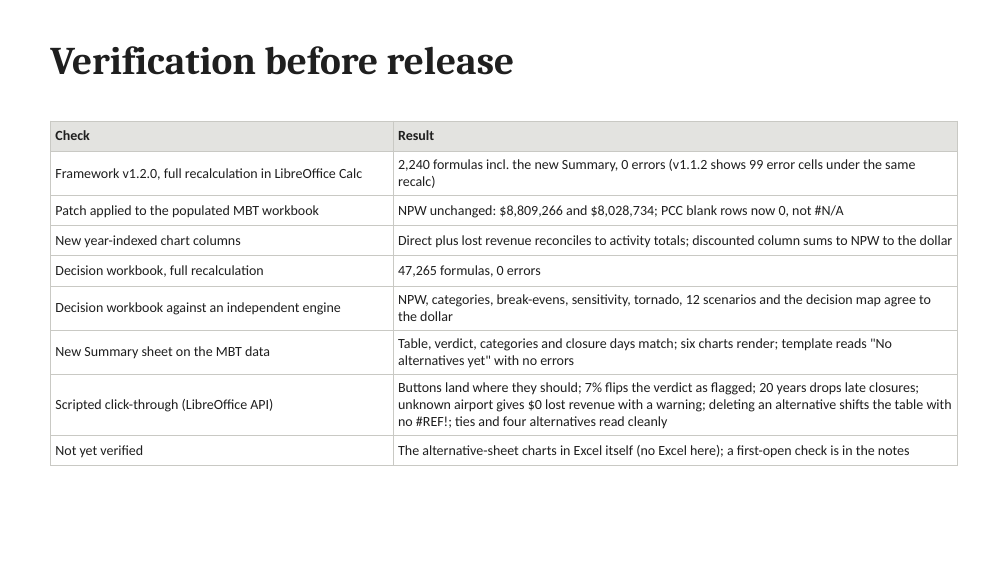
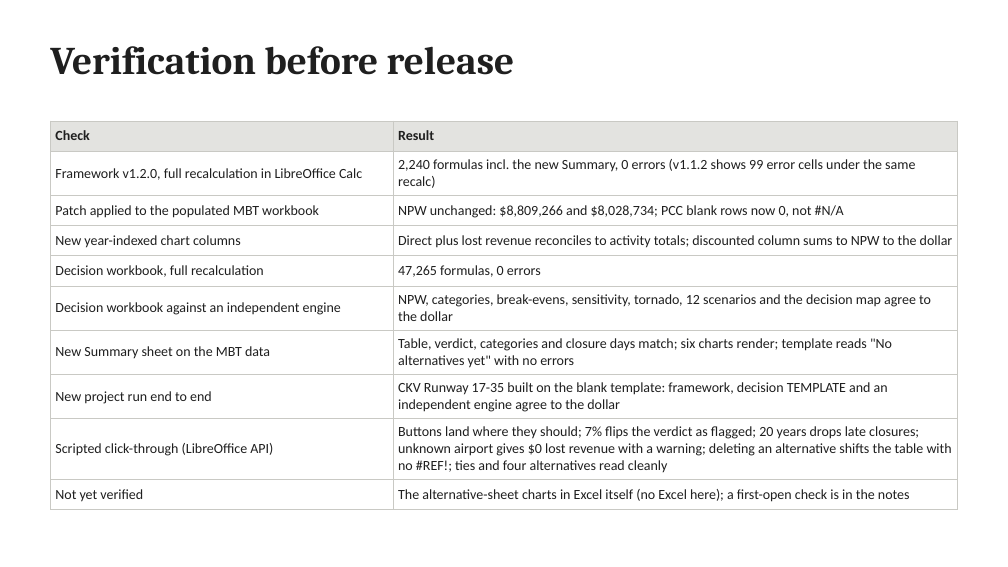
Before and after one commit to JosephD130/lcca-dashboard, a slide deck: slide 18 of tdot-lcca/TDOT_LCCA_Review_and_v1.2.0_Update.pptx (slide 17 before the commit). Drawn at 1008x567 pixels with LibreOffice and Linux fonts; fonts in the diff are those of the drawing. Boxes give left, top, right and bottom in pixels: in the first picture for what was removed or moved away, otherwise in the second. Text is boxed around its words. In the diff, an @@ line names an element or a change of style, - is before the commit and + after.

```diff
--- a/tdot-lcca/TDOT_LCCA_Review_and_v1.2.0_Update.pptx
+++ b/tdot-lcca/TDOT_LCCA_Review_and_v1.2.0_Update.pptx
@@ table at [50, 121, 958, 506] @@
+row 8: New project run end to end | CKV Runway 17-35 built on the blank template: framework, decision TEMPLATE and an independent engine agree to the dollar
```
Also in this commit, not shown: 3 other slides changed, 2 slides added, 1 slide removed, 22 other files.
